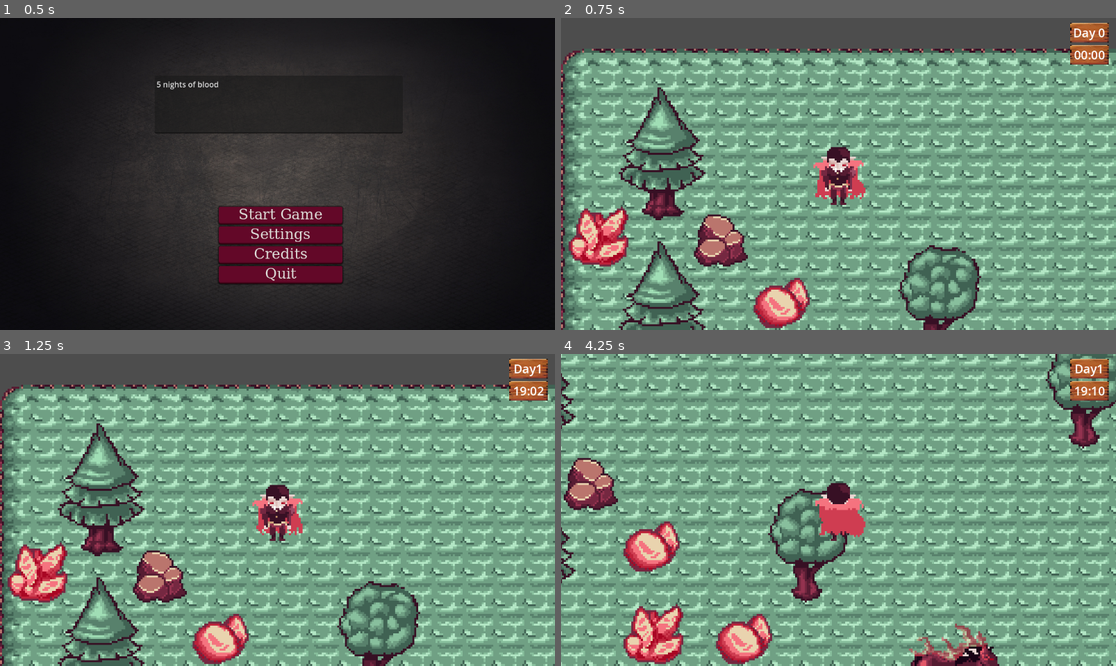
Above: before the commit, frames 1-4 (two rows, left to right).
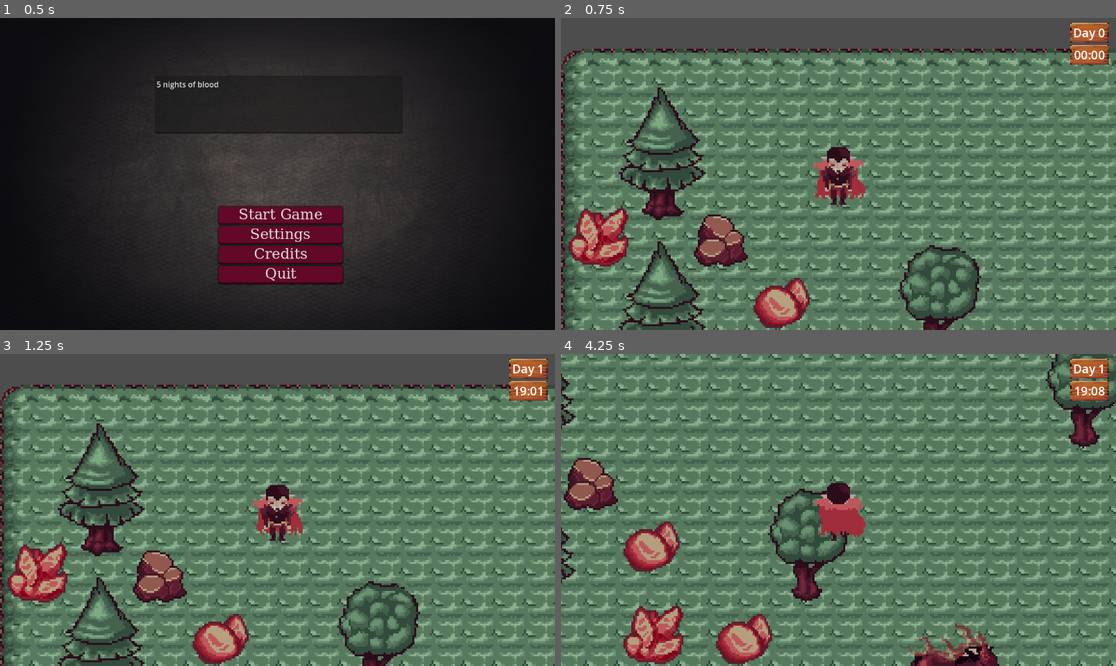
Above: after the commit, the same moments.

Repository: LightMash/GameJam
Game: Godot game, scene res://scenes/mainmenu.tscn
Same seed, same stepped clock (60 frames per second), same inputs: the game is played once before the commit and once after it.
Inputs (mouse positions are in pixels of both pictures, inside the frame that each line leads up to):
- Up to frame 1 (0.5 s): no input
- Up to frame 2 (0.75 s): click "Start Game" at 0.5 s
- Up to frame 3 (1.25 s): no input
- Up to frame 4 (4.25 s): move the mouse to (960, 494) at 1.27 s; press the mouse at (960, 494) at 1.28 s; hold D (right) 1.28-2.03 s; move the mouse to (727, 525) at 2.02 s; release the mouse at (727, 525) at 2.03 s; hold S (down) 2.03-2.78 s; click (727, 525) at 2.1 s; move the mouse to (894, 441) at 2.77 s; press the mouse at (894, 441) at 2.78 s; hold D (right) 2.78-3.53 s; move the mouse to (810, 572) at 3.52 s; release the mouse at (810, 572) at 3.53 s; hold W (up) from 3.53 s (still down); click (810, 572) at 3.6 s

Frame 1 is identical in both runs. In frame 2, 81% of the frame differs, in the area x 0-100%, y 9-100%; in frame 3, 81%; in frame 4, 94%, in the area x 0-100%, y 0-100%.

Commit message:
Night Gradient

Diff:
--- a/Vampire/globals/night_cycle_manager.gd
+++ b/Vampire/globals/night_cycle_manager.gd
@@ -1,23 +1,28 @@
 extends Node
 
-const MINUTES_PER_CYCLE: int = 12 * 60
-const MINUTES_PER_HOUR: int = 60
-const REAL_SECONDS_PER_CYCLE: float = 5.0 * 60.0
-const GAME_MINUTE_DURATION: float = TAU / MINUTES_PER_CYCLE
+# Real-time duration of one full "day" (7pm -> 7am)
+const DAY_DURATION_SECONDS: float = 5.0 * 60.0  # 5 minutes
 
-var game_speed: float = float(MINUTES_PER_CYCLE) / REAL_SECONDS_PER_CYCLE
+# In-game displayed clock window
+const START_HOUR: int = 19          # 19 = 7 PM
+const HOURS_PER_CYCLE: int = 12     # 7 PM -> 7 AM
+const GAME_MINUTES_PER_DAY: int = HOURS_PER_CYCLE * 60  # 720
 
-var inital_day: int = 1
-var initial_hour: int = 0
+# How fast time passes (1.0 = exactly 5 minutes per day)
+@export var game_speed: float = 1.0
+
+# Initial time (must be inside the 7pm->7am window)
+var initial_day: int = 1
+var initial_hour: int = 19
 var initial_minute: int = 0
 
-var time: float = 0.0
+# Internal time tracking (in "game minutes" since day 1 start)
+var total_game_minutes: float = 0.0
 var current_minute: int = -1
 var current_day: int = -1
 
-#Signals
-
-signal game_time(time: float)
+# Signals
+signal game_time(progress_0_to_1: float)       # 0..1 over the current day window (7pm->7am)
 signal time_tick(day: int, hour: int, minute: int)
 signal time_tick_day(day: int)
 
@@ -25,22 +30,41 @@
 	set_initial_time()
 
 func _process(delta: float) -> void:
-	time += delta * game_speed * GAME_MINUTE_DURATION
-	game_time.emit(time)
+	# Convert real seconds -> game minutes
+	var game_minutes_per_second := GAME_MINUTES_PER_DAY / DAY_DURATION_SECONDS
+	total_game_minutes += delta * game_speed * game_minutes_per_second
 
 	recalculate_time()
 
 func set_initial_time() -> void:
-	var intial_total_minutes = (inital_day -1) * MINUTES_PER_CYCLE + (initial_hour * MINUTES_PER_HOUR) + initial_minute
+	# Convert initial (clock) time into minutes since START_HOUR
+	var minutes_since_start := ((initial_hour - START_HOUR + 24) % 24) * 60 + initial_minute
 
-	time = intial_total_minutes * GAME_MINUTE_DURATION
+	# Clamp so we don't start outside the 7pm->7am window
+	minutes_since_start = clamp(minutes_since_start, 0, GAME_MINUTES_PER_DAY - 1)
+
+	# Day 1 corresponds to base 0 minutes
+	total_game_minutes = float((initial_day - 1) * GAME_MINUTES_PER_DAY + minutes_since_start)
+
+	# Force an update immediately
+	current_minute = -1
+	current_day = -1
+	recalculate_time()
 
 func recalculate_time() -> void:
-	var total_minutes: int = int(time / GAME_MINUTE_DURATION)
-	var day: int =  int(total_minutes / MINUTES_PER_CYCLE) + 1
-	var cycle_minutes: int = total_minutes % MINUTES_PER_CYCLE
-	var hour: int = int(cycle_minutes / MINUTES_PER_HOUR)
-	var minute: int = int(cycle_minutes % MINUTES_PER_HOUR)
+	var total_minutes_int := int(floor(total_game_minutes))
+	var day := int(total_minutes_int / GAME_MINUTES_PER_DAY) + 1
+
+	var minutes_of_day := total_minutes_int % GAME_MINUTES_PER_DAY
+	var hour_in_window := int(minutes_of_day / 60)
+	var minute := int(minutes_of_day % 60)
+
+	# Convert window-hour to real clock hour (19..23 then 0..6)
+	var hour := (START_HOUR + hour_in_window) % 24
+
+	# Progress 0..1 through the current "day" (7pm->7am)
+	var progress := float(minutes_of_day) / float(GAME_MINUTES_PER_DAY - 1)
+	game_time.emit(progress)
 
 	if current_minute != minute:
 		current_minute = minute
@@ -48,4 +72,4 @@
 
 	if current_day != day:
 		current_day = day
-		time_tick.emit(day, hour, minute)
+		time_tick_day.emit(day)
--- /dev/null
+++ b/Vampire/scenes/components/night_cycle_component.gd
@@ -0,0 +1,37 @@
+class_name NightCycleComponent
+extends CanvasModulate
+
+
+
+@export var initial_day: int = 1:
+	set(id):
+		initial_day = id
+		NightCycleManager.initial_day = id
+		NightCycleManager.set_initial_time()
+
+@export var initial_hour: int = 19:
+	set(ih):
+		initial_hour = ih
+		NightCycleManager.initial_hour = ih
+		NightCycleManager.set_initial_time()
+
+@export var initial_minute: int = 0:
+	set(im):
+		initial_minute = im
+		NightCycleManager.initial_minute = im
+		NightCycleManager.set_initial_time()
+
+
+@export var night_gradient_texture: GradientTexture1D
+
+func _ready() -> void:
+	NightCycleManager.initial_day = initial_day
+	NightCycleManager.initial_hour = initial_hour
+	NightCycleManager.initial_minute = initial_minute
+	NightCycleManager.set_initial_time()
+
+	NightCycleManager.game_time.connect(on_game_time)
+
+func on_game_time(progress: float) -> void:
+	# progress goes 0.0 -> 1.0 each day (7pm -> 7am)
+	color = night_gradient_texture.gradient.sample(progress)
--- /dev/null
+++ b/Vampire/scenes/components/night_cycle_component.tscn
@@ -0,0 +1,16 @@
+[gd_scene load_steps=4 format=3 uid="uid://burqki1cratep"]
+
+[ext_resource type="Script" uid="uid://pdppwgd5l4un" path="res://scenes/components/night_cycle_component.gd" id="1_vjftb"]
+
+[sub_resource type="Gradient" id="Gradient_vjftb"]
+offsets = PackedFloat32Array(0, 0.5, 1)
+colors = PackedColorArray(0.78039217, 0.7607843, 0.72156864, 1, 0.42745098, 0.44705883, 0.5019608, 1, 0.78039217, 0.7607843, 0.72156864, 1)
+metadata/_snap_count = 2
+metadata/_snap_enabled = true
+
+[sub_resource type="GradientTexture1D" id="GradientTexture1D_dqjvr"]
+gradient = SubResource("Gradient_vjftb")
+
+[node name="NightCycleComponent" type="CanvasModulate"]
+script = ExtResource("1_vjftb")
+night_gradient_texture = SubResource("GradientTexture1D_dqjvr")
--- a/Vampire/scenes/map.tscn
+++ b/Vampire/scenes/map.tscn
@@ -1,9 +1,10 @@
-[gd_scene load_steps=5 format=4 uid="uid://catnsiiwl7buy"]
+[gd_scene load_steps=6 format=4 uid="uid://catnsiiwl7buy"]
 
 [ext_resource type="TileSet" uid="uid://dori3vwwl360p" path="res://Tilesets/game_tile_set.tres" id="1_4xfga"]
 [ext_resource type="PackedScene" uid="uid://cq5tj1snjrwne" path="res://scenes/player.tscn" id="2_paxxb"]
 [ext_resource type="PackedScene" uid="uid://56rl1r02norn" path="res://Utility/enemy_spawner.tscn" id="3_gldc4"]
 [ext_resource type="PackedScene" uid="uid://c2rb1wlrsc2gf" path="res://ui/game_screen.tscn" id="4_0cso3"]
+[ext_resource type="PackedScene" uid="uid://burqki1cratep" path="res://scenes/components/night_cycle_component.tscn" id="5_2klcf"]
 
 [node name="TestSceneMap" type="Node2D"]
 metadata/_edit_lock_ = true
@@ -21,6 +22,8 @@
 [node name="Player" parent="." instance=ExtResource("2_paxxb")]
 position = Vector2(149, 72)
 
+[node name="NightCycleComponent" parent="." instance=ExtResource("5_2klcf")]
+
 [node name="EnemySpawner" parent="." instance=ExtResource("3_gldc4")]
 
 [node name="GameScreen" parent="." instance=ExtResource("4_0cso3")]
--- a/Vampire/ui/night_panel.gd
+++ b/Vampire/ui/night_panel.gd
@@ -7,6 +7,5 @@
 	NightCycleManager.time_tick.connect(on_time_tick)
 
 func on_time_tick(day: int, hour: int, minute: int) -> void:
-	day_label.text = "Day" + str(day)
-	var display_hour = (hour + 19) % 24
-	time_label.text= "%02d:%02d" % [display_hour,minute]
+	day_label.text = "Day " + str(day)
+	time_label.text = "%02d:%02d" % [hour, minute]
Not shown, added: Vampire/scenes/components/night_cycle_component.gd.uid
